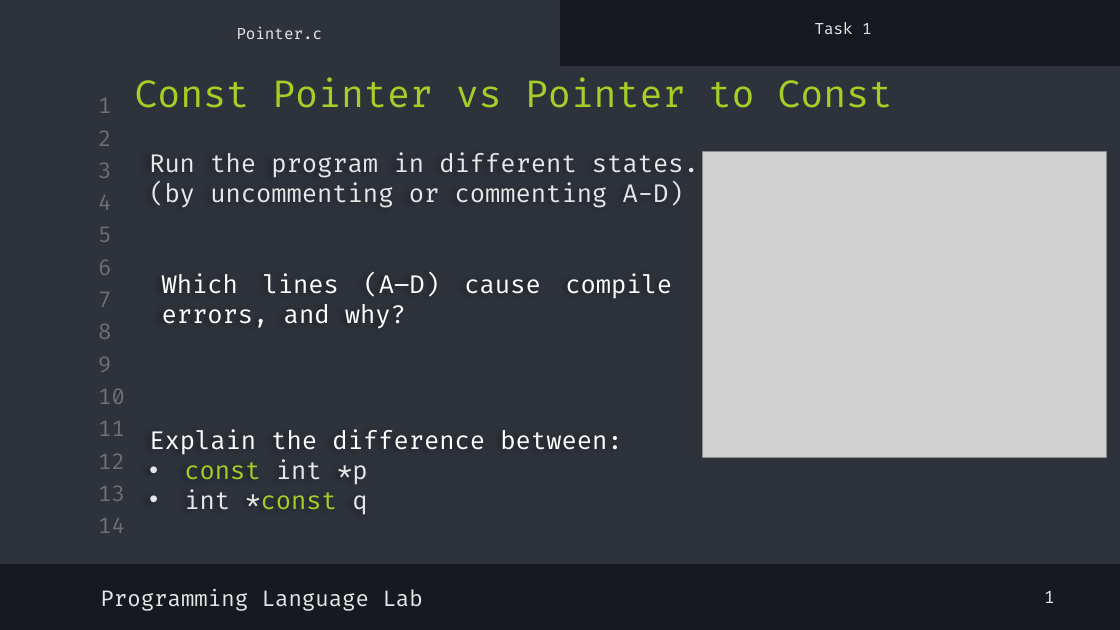
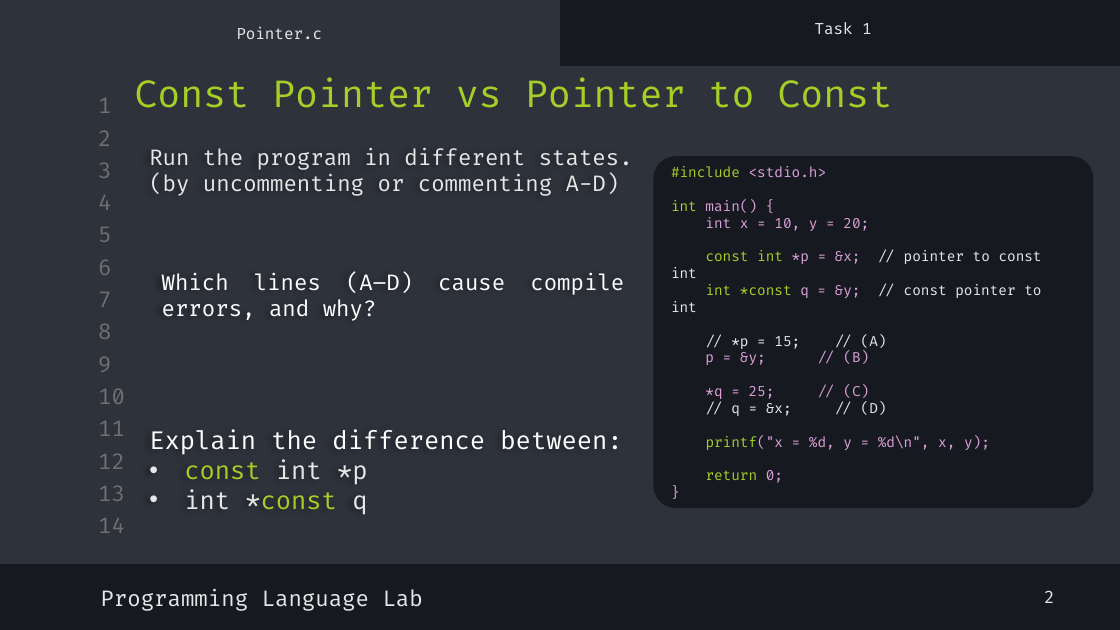
Before and after one commit to shayan-naghizadeh/C-Lab-AUT, a slide deck: slide 4 of slides/9.Pointer_2/Pointer_2.pptx. Drawn at 1120x630 pixels with LibreOffice and Linux fonts; fonts in the diff are those of the drawing; grey boxes stand for pictures. Boxes give left, top, right and bottom in pixels: in the first picture for what was removed or moved away, otherwise in the second. Text is boxed around its words. In the diff, an @@ line names an element or a change of style, - is before the commit and + after.

```diff
--- a/slides/9.Pointer_2/Pointer_2.pptx
+++ b/slides/9.Pointer_2/Pointer_2.pptx
@@ text "Run the program in different ..." at (149, 148, 633, 196): size 16 to 14 pt @@
@@ rounded rectangle added at (654, 156, 1094, 507), fill #16191F, 9 pt, text #DBA0DB @@
+#include <stdio.h>
+int main() {
+int x = 10, y = 20;
+const int *p = &x; // pointer to const int
+int *const q = &y; // const pointer to int
+// *p = 15; // (A)
+p = &y; // (B)
+*q = 25; // (C)
+// q = &x; // (D)
+printf("x = %d, y = %d\n", x, y);
+return 0;
+}
@@ picture removed at (703, 151, 1107, 458) @@
@@ text "Which lines (A–D) cause compile ..." at (162, 272, 413, 321): size 16 to 14 pt @@
@@ text at (1044, 590, 1055, 603): text changed @@
-1
+2
```
Also in this commit, not shown: 6 other slides changed, 2 slides removed, 1 other file.
